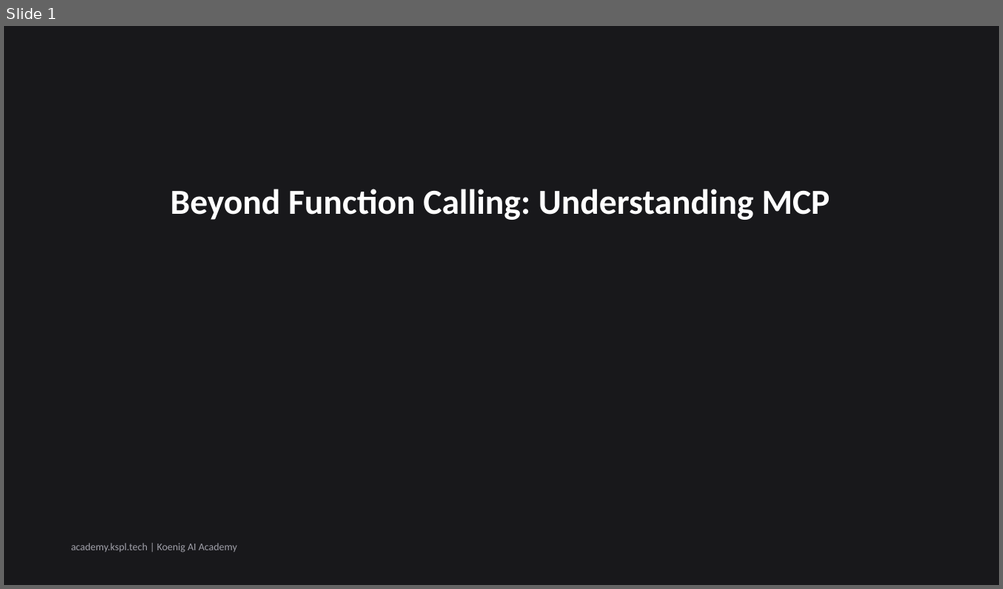
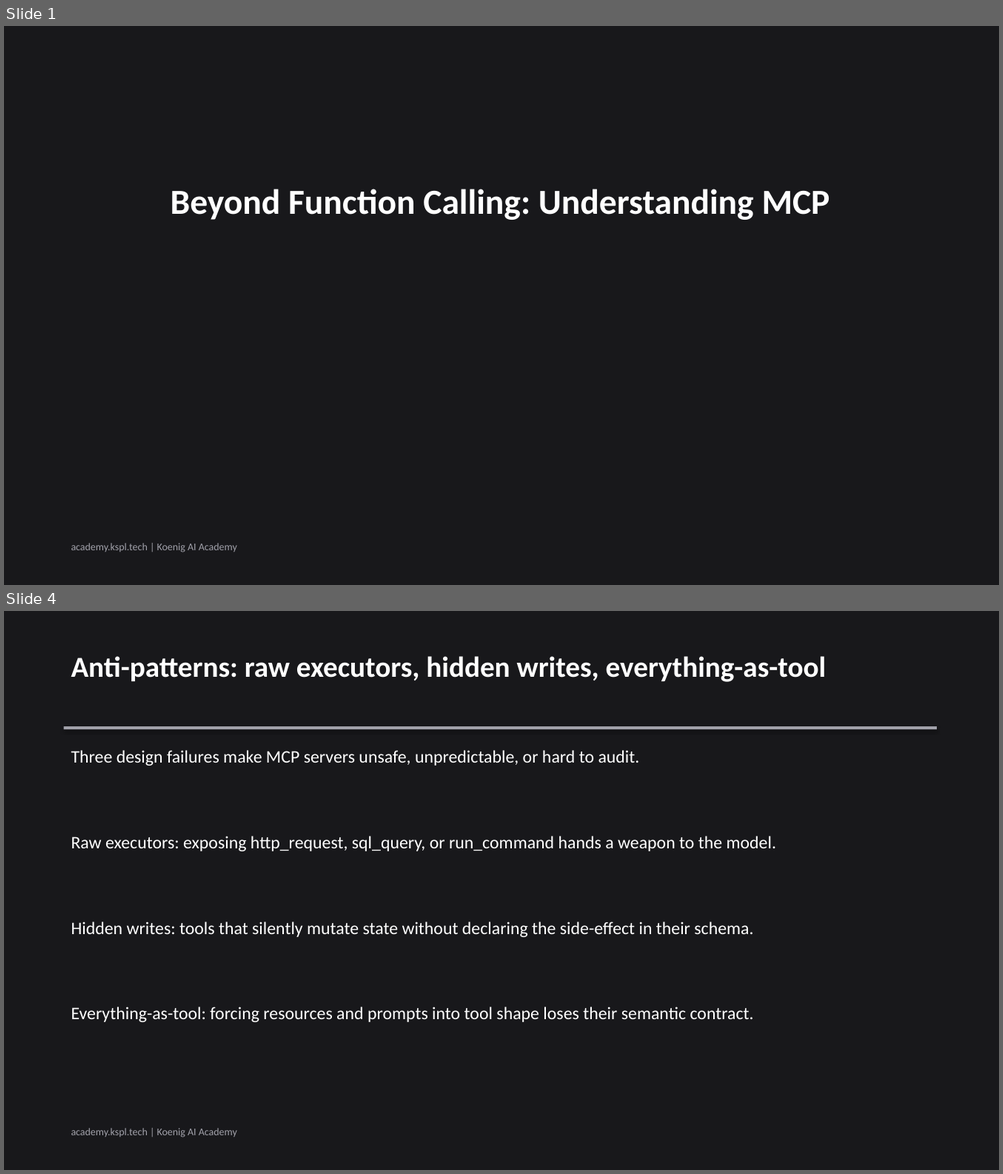
Before and after one commit to Koenig-Solutions-Private-Limited/koenig-ai-org, a slide deck: vault/courses/claude-tool-use-from-zero/ch02-slides.pptx. Shown one above the other, each under a label of ours: slide 1 before the commit, slides 1 and 4 after it; the slides between them are not shown. The pictures are 1003x589 and 1003x1174 pixels, drawn with LibreOffice and Linux fonts; fonts in the diff are those of the drawing. Boxes give left, top, right and bottom in pixels: in the first picture for what was removed or moved away, otherwise in the second. Text is boxed around its words. In the diff, an @@ line names an element or a change of style, - is before the commit and + after.

```diff
--- a/vault/courses/claude-tool-use-from-zero/ch02-slides.pptx
+++ b/vault/courses/claude-tool-use-from-zero/ch02-slides.pptx
@@ slide 4 added at bbox=[4, 611, 999, 1170], background #18181B @@
@@ text added at bbox=[71, 656, 826, 682], 28 pt, text #FFFFFF, bold @@
+Anti-patterns: raw executors, hidden writes, everything-as-tool
@@ rectangle added at bbox=[64, 726, 936, 729], fill #A1A1AA @@
@@ text added at bbox=[71, 750, 640, 766], 17 pt, text #FFFFFF @@
+Three design failures make MCP servers unsafe, unpredictable, or hard to audit.
@@ text added at bbox=[71, 836, 776, 851], 17 pt, text #FFFFFF @@
+Raw executors: exposing http_request, sql_query, or run_command hands a weapon to the model.
@@ text added at bbox=[71, 922, 753, 937], 17 pt, text #FFFFFF @@
+Hidden writes: tools that silently mutate state without declaring the side-effect in their schema.
@@ text added at bbox=[71, 1007, 754, 1022], 17 pt, text #FFFFFF @@
+Everything-as-tool: forcing resources and prompts into tool shape loses their semantic contract.
@@ text added at bbox=[71, 1128, 237, 1138], 10 pt, text #A1A1AA @@
+academy.kspl.tech | Koenig AI Academy
```
Also in this commit, not shown: 3 slides changed, 2 other slides added, 3 slides removed.
